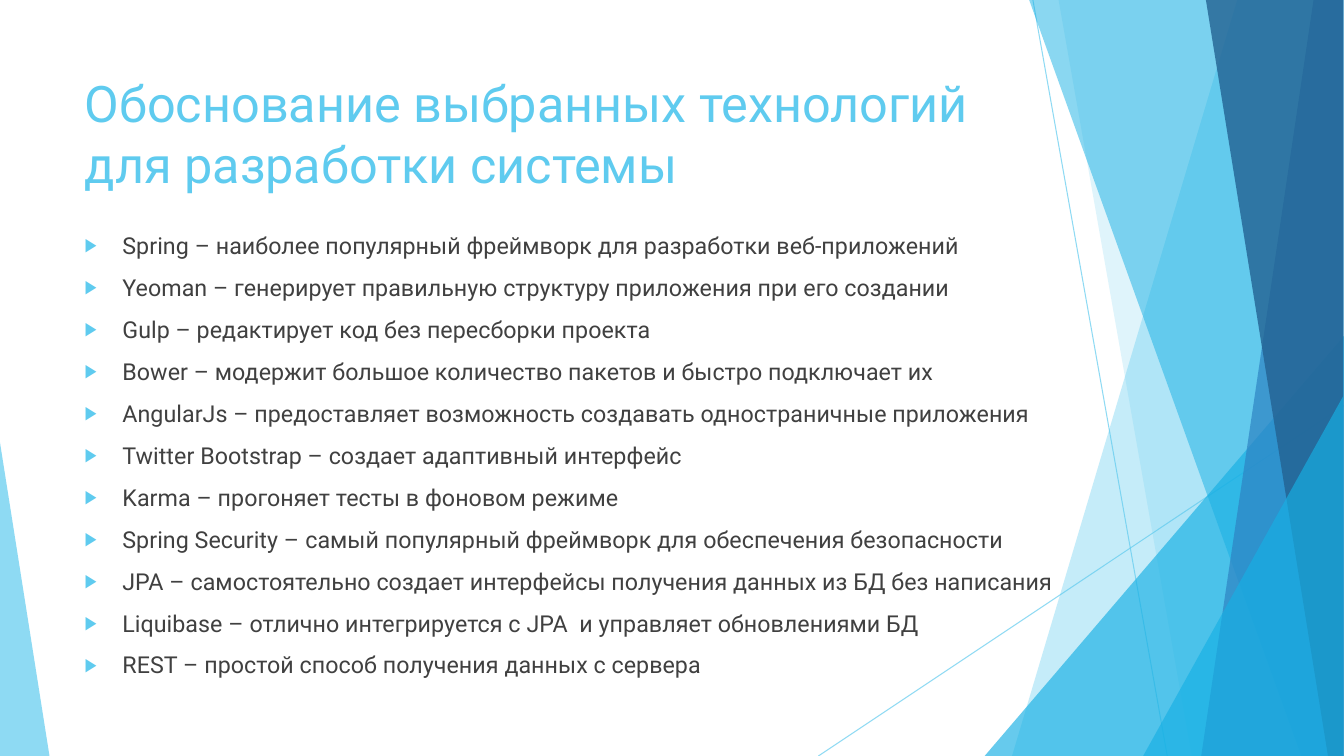
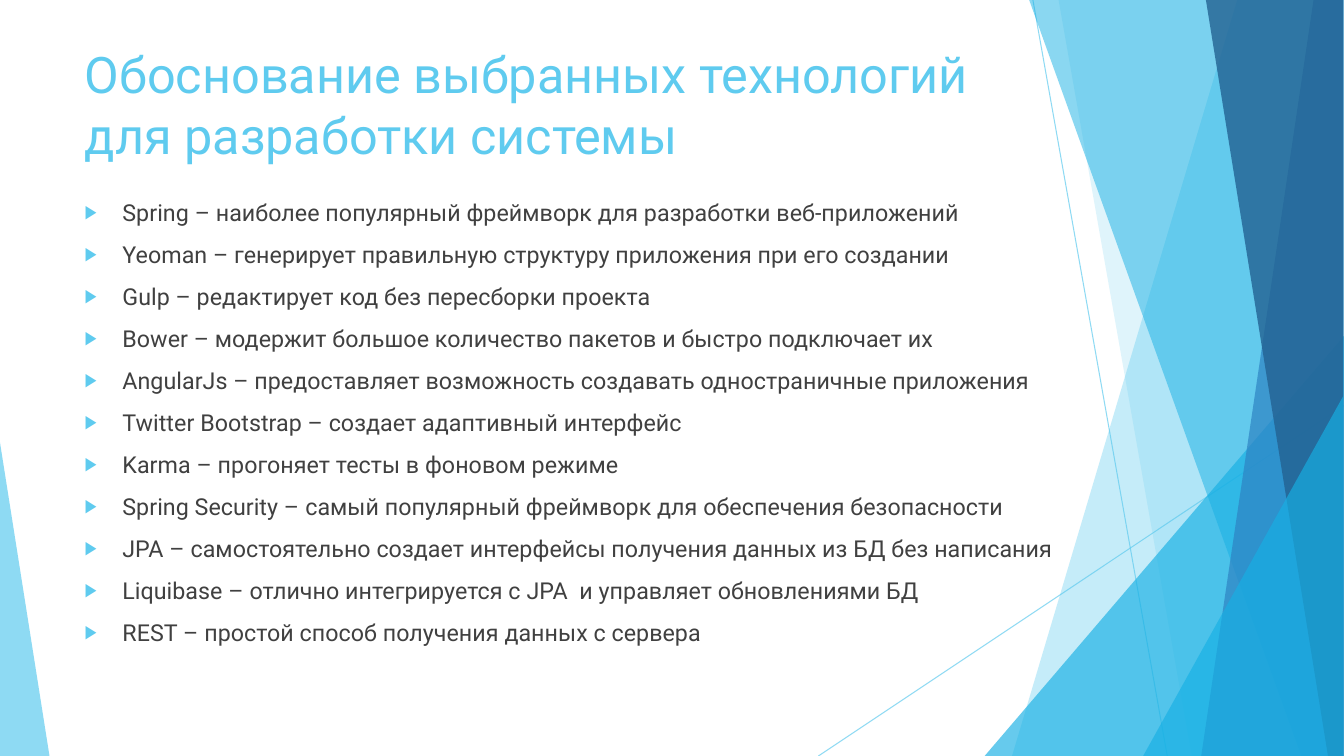
Before and after one commit to mariiaVoitenko/our, a slide deck: slide 10 of Мобильное прикладное приложение для проведения экскурсий.ppt. Drawn at 1344x756 pixels with LibreOffice and Linux fonts; fonts in the diff are those of the drawing. Boxes give left, top, right and bottom in pixels: in the first picture for what was removed or moved away, otherwise in the second. Text is boxed around its words. In the diff, an @@ line names an element or a change of style, - is before the commit and + after.

```diff
--- a/Мобильное прикладное приложение для проведения экскурсий.ppt
+++ b/Мобильное прикладное приложение для проведения экскурсий.ppt
@@ title "Обоснование выбранных технологий для разработки ...": place and size @@
-title "Обоснование выбранных технологий для разработки ..." at (85, 84, 967, 193)
+title "Обоснование выбранных технологий для разработки ..." at (85, 55, 967, 164)
@@ text "Spring – наиболее популярный фреймворк ...": place and size @@
-text "Spring – наиболее популярный фреймворк ..." at (122, 236, 1052, 678)
+text "Spring – наиболее популярный фреймворк ..." at (122, 203, 1052, 646)
```
Also in this commit, not shown: 5 other slides changed, 2 slides added, 1 slide removed, 1 other file.
